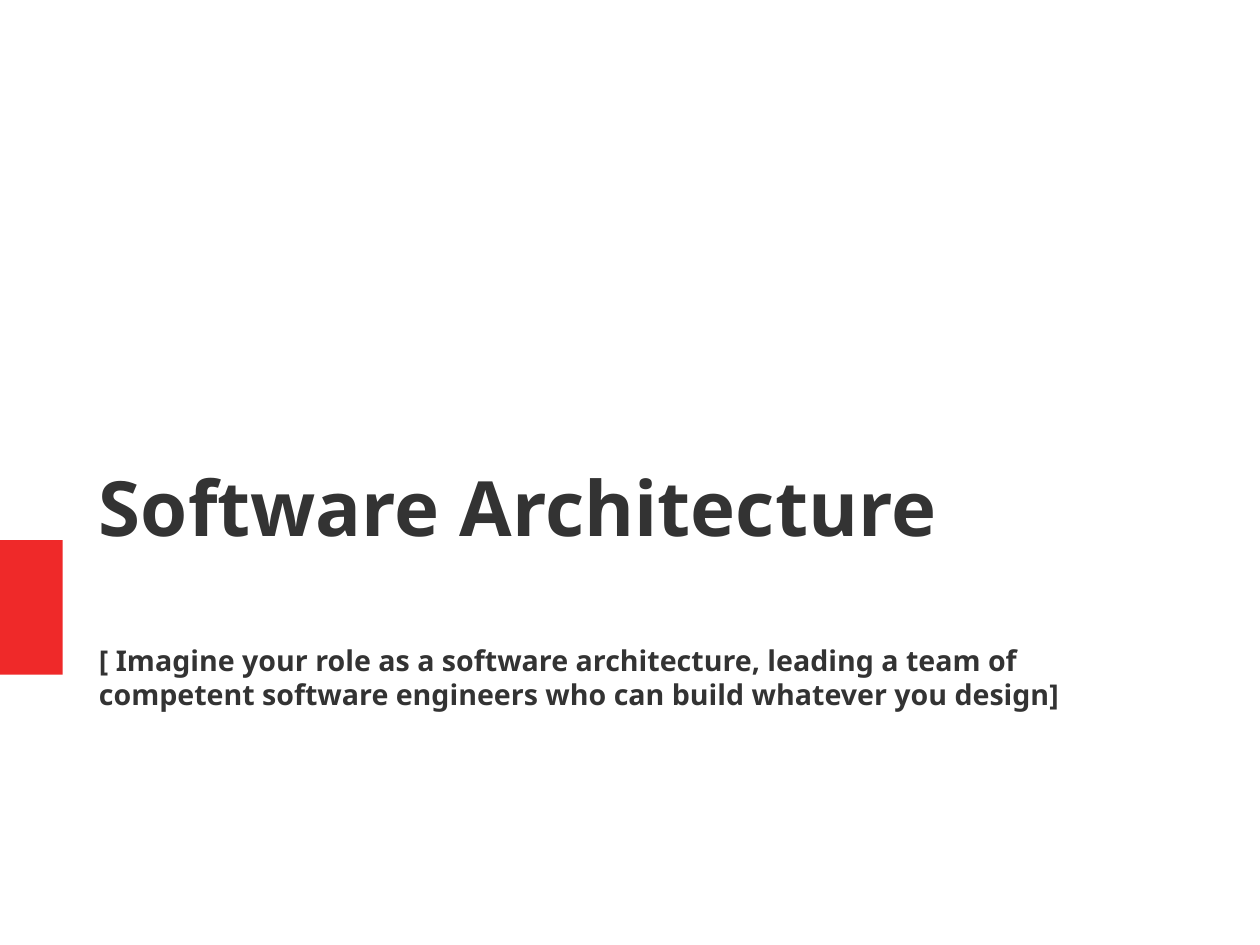
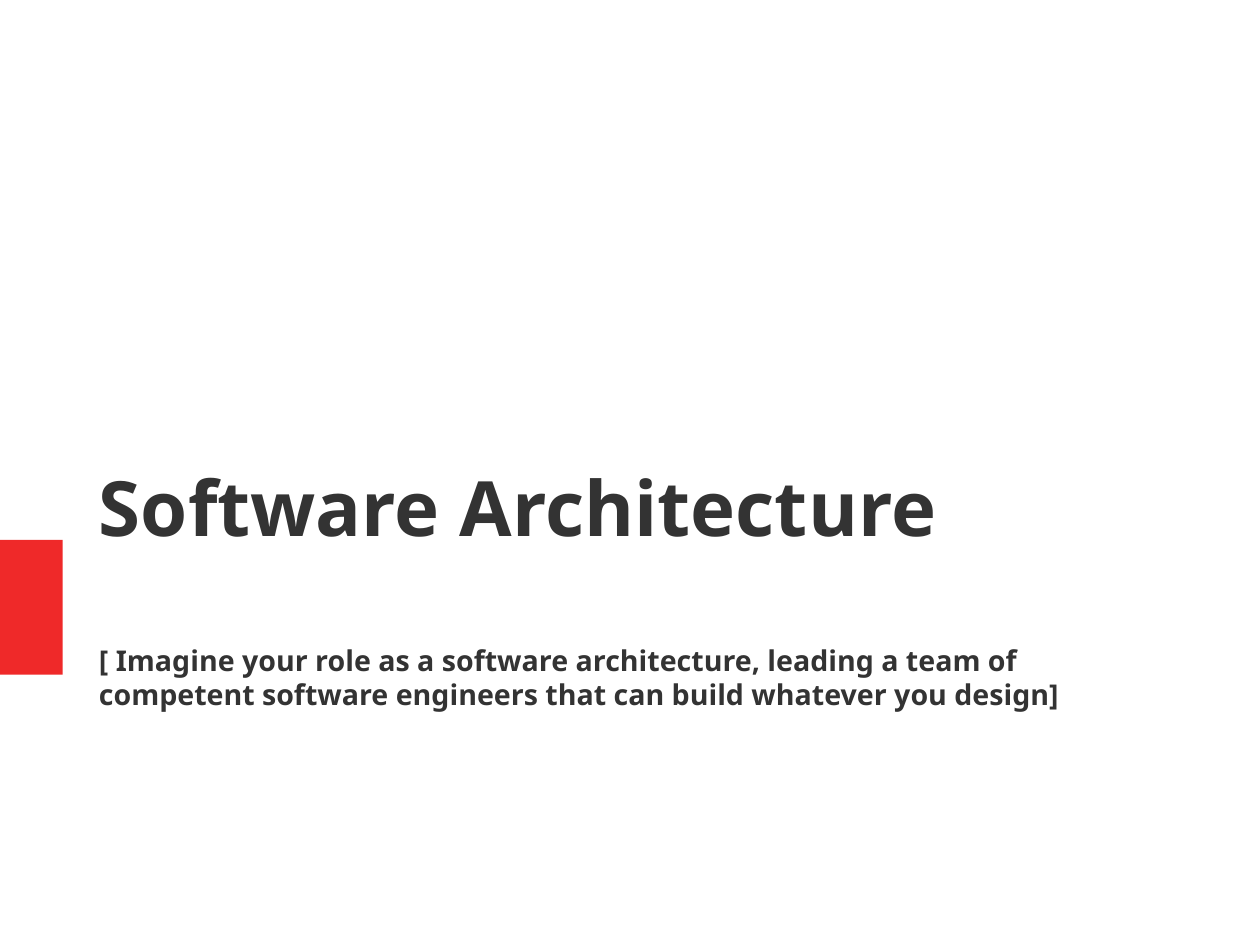
Before and after one commit to juschan/CSharp_ASPNET_Coaching, a slide deck: slide 8 of SE_Intro.pptx. Drawn at 1260x945 pixels with LibreOffice and Linux fonts; fonts in the diff are those of the drawing. Boxes give left, top, right and bottom in pixels: in the first picture for what was removed or moved away, otherwise in the second. Text is boxed around its words. In the diff, an @@ line names an element or a change of style, - is before the commit and + after.

```diff
--- a/SE_Intro.pptx
+++ b/SE_Intro.pptx
@@ text at (x1=99, y1=649, x2=1058, y2=712): text changed @@
-[ Imagine your role as a software architecture, leading a team of competent software engineers who can build whatever you design]
+[ Imagine your role as a software architecture, leading a team of competent software engineers that can build whatever you design]
```
Also in this commit, not shown: 1 other slide changed, 6 slides removed.
